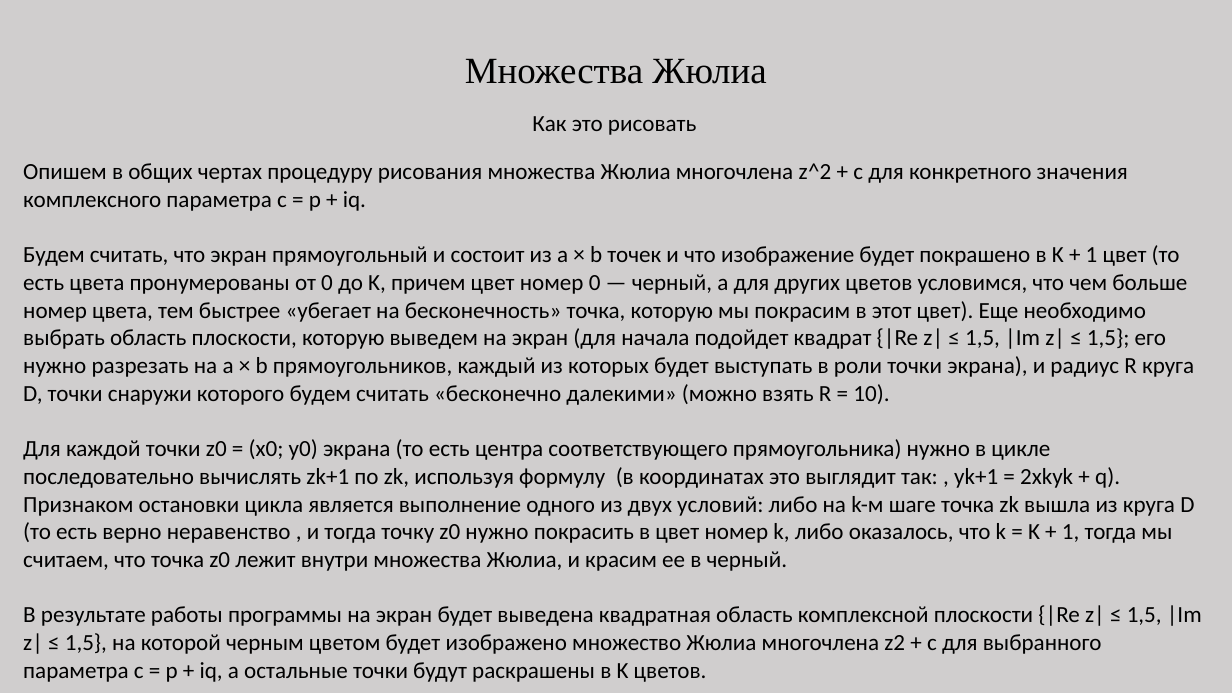
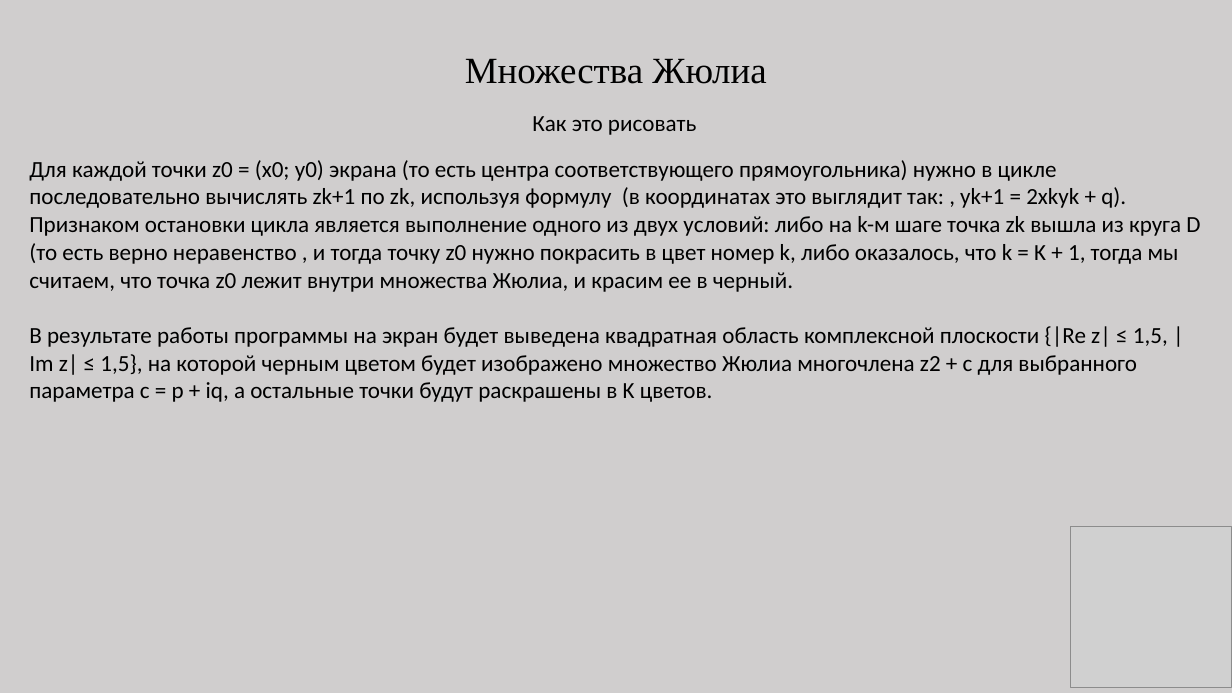
Before and after one commit to Anikoton/Juliat, a slide deck: slide 4 of Фракталы_Жюлиа.pptx (slide 3 before the commit). Drawn at 1232x693 pixels with LibreOffice and Linux fonts; fonts in the diff are those of the drawing; grey boxes stand for pictures. Boxes give left, top, right and bottom in pixels: in the first picture for what was removed or moved away, otherwise in the second. Text is boxed around its words. In the diff, an @@ line names an element or a change of style, - is before the commit and + after.

Commit message:
presentation_

```diff
--- a/Фракталы_Жюлиа.pptx
+++ b/Фракталы_Жюлиа.pptx
@@ text at [23, 163, 1194, 405]: paragraphs removed @@
-Опишем в общих чертах процедуру рисования множества Жюлиа многочлена z^2 + c для конкретного значения комплексного параметра c = p + iq.
-Будем считать, что экран прямоугольный и состоит из a × b точек и что изображение будет покрашено в K + 1 цвет (то есть цвета пронумерованы от 0 до K, причем цвет номер 0 — черный, а для других цветов условимся, что чем больше номер цвета, тем быстрее «убегает на бесконечность» точка, которую мы покрасим в этот цвет). Еще необходимо выбрать область плоскости, которую выведем на экран (для начала подойдет квадрат {|Re z| ≤ 1,5, |Im z| ≤ 1,5}; его нужно разрезать на a × b прямоугольников, каждый из которых будет выступать в роли точки экрана), и радиус R круга D, точки снаружи которого будем считать «бесконечно далекими» (можно взять R = 10).
@@ picture added at [1071, 527, 1232, 688] @@
```
Also in this commit, not shown: 2 other slides changed, 3 slides added, 1 other file.
